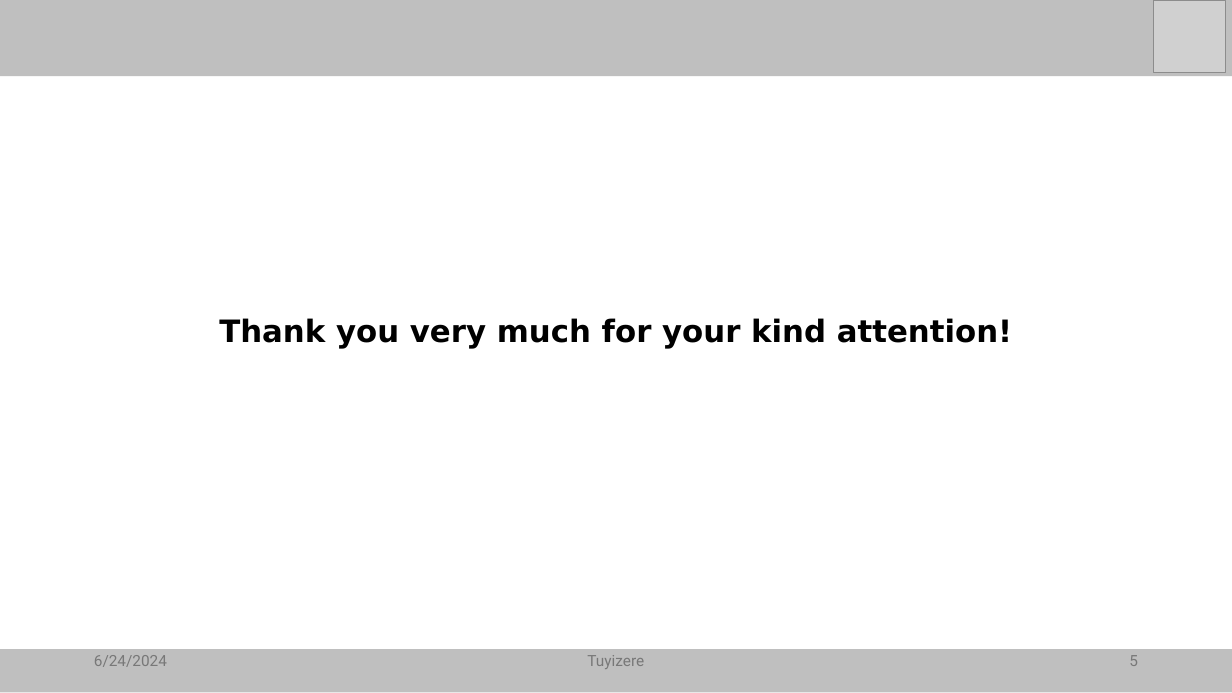
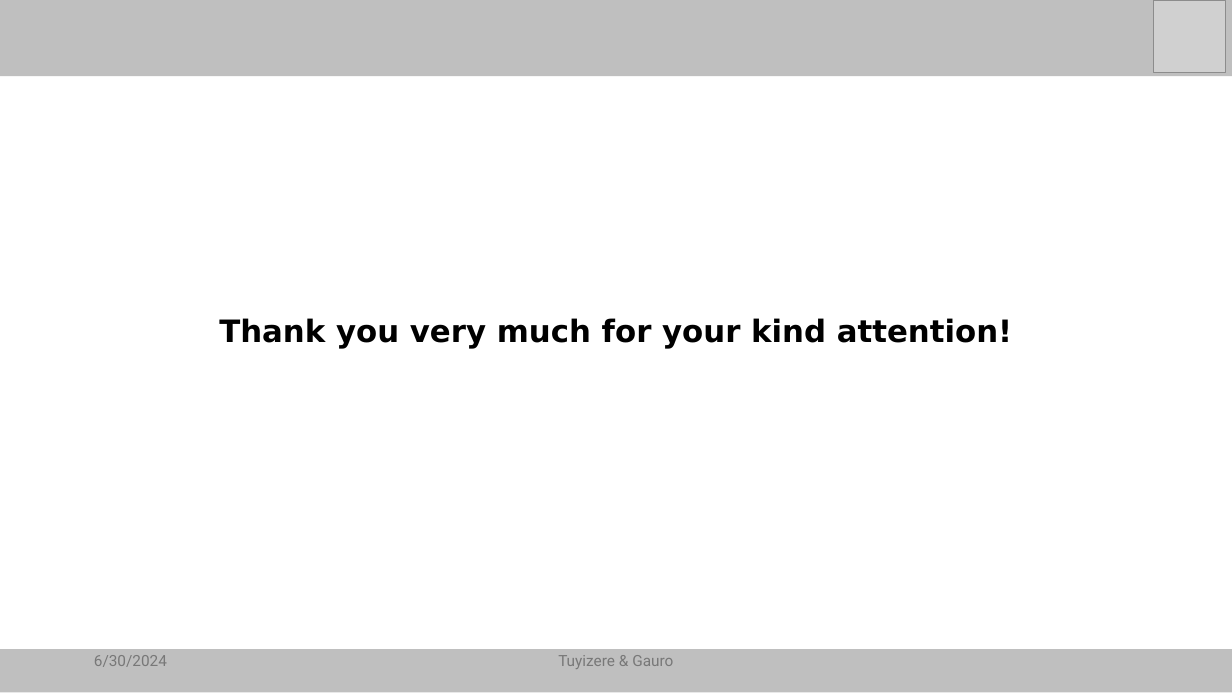
Before and after one commit to ReznaGauro/SDM_Panthera_tigris, a slide deck: slide 7 of Presentation/Panthera_tigris_modeling_in Nepal.pptm (slide 5 before the commit). Drawn at 1232x693 pixels with LibreOffice and Linux fonts; fonts in the diff are those of the drawing; grey boxes stand for pictures. Boxes give left, top, right and bottom in pixels: in the first picture for what was removed or moved away, otherwise in the second. Text is boxed around its words. In the diff, an @@ line names an element or a change of style, - is before the commit and + after.

```diff
--- a/Presentation/Panthera_tigris_modeling_in Nepal.pptm
+++ b/Presentation/Panthera_tigris_modeling_in Nepal.pptm
@@ text at [94,655,167,667]: text changed @@
-6/24/2024
+6/30/2024
@@ text at [558,655,673,669]: text changed @@
-Tuyizere
+Tuyizere & Gauro
@@ page number removed at [1129,655,1138,666] @@
-5
```
Also in this commit, not shown: 4 other slides changed, 2 slides added, 1 other file.
